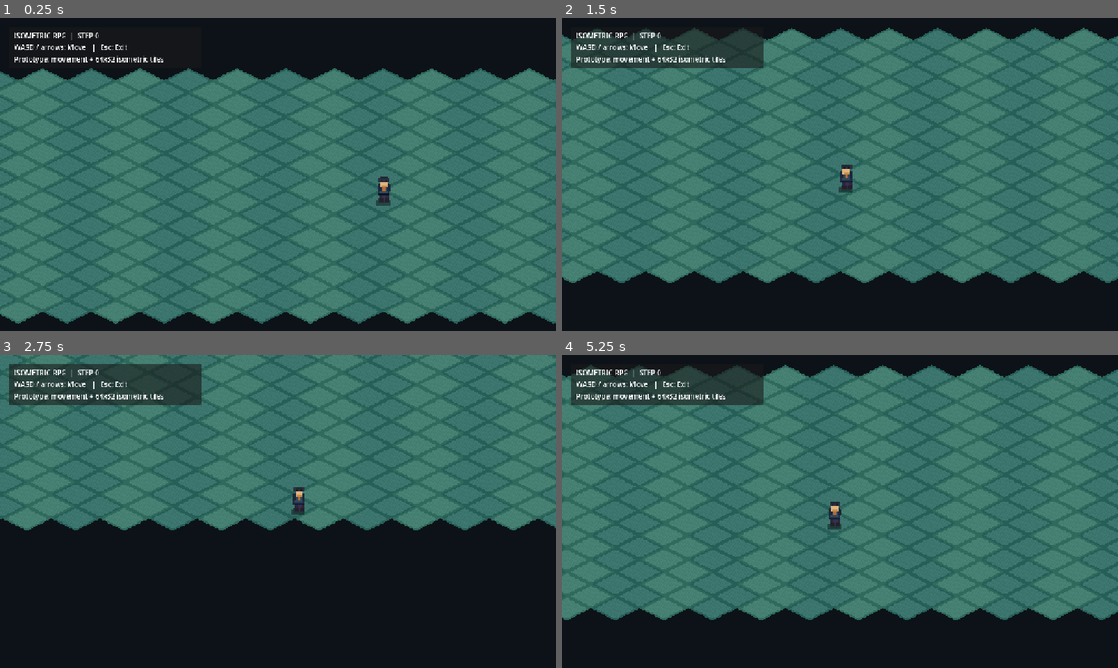
Above: before the commit, frames 1-4 (two rows, left to right).
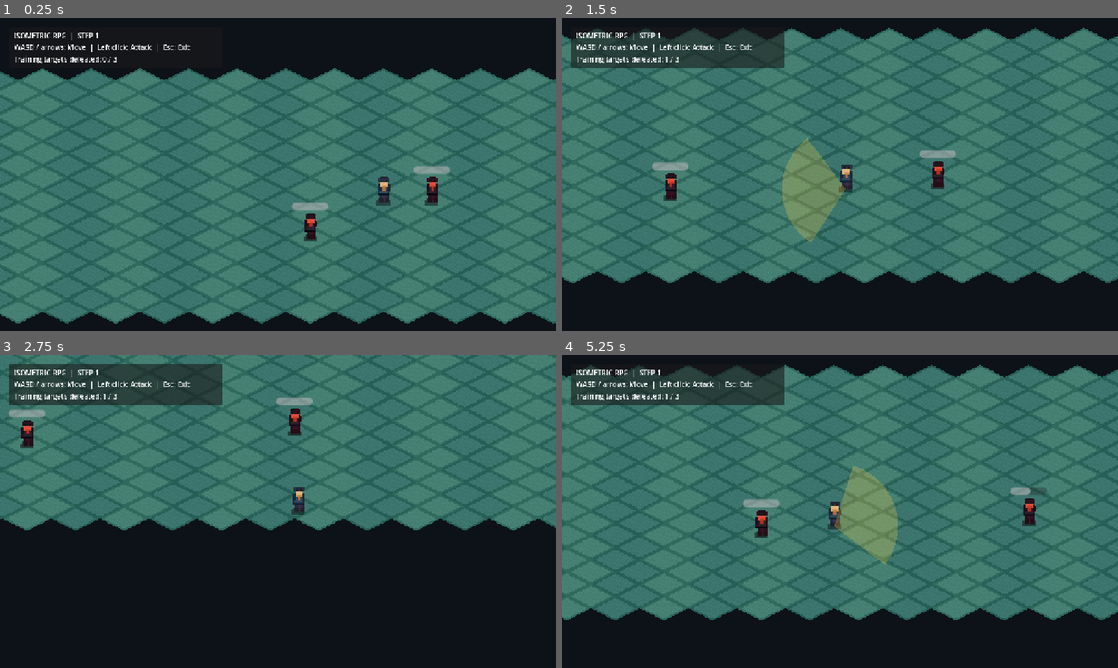
Above: after the commit, the same moments.

Repository: limbit95/isometric-rpg
Game: Godot game, scene res://scenes/main.tscn
The game is run twice, just before and just after one commit, with the same random seed, the same clock (stepped at 60 frames per second) and the same inputs.
Inputs (mouse positions are in pixels of both pictures, inside the frame that each line leads up to):
- Up to frame 1 (0.25 s): no input
- Up to frame 2 (1.5 s): tap Enter at 0.5 s; move the mouse to (962, 158) at 0.52 s; hold D (move_right) 0.53-1.28 s; click (962, 158) at 0.67 s; move the mouse to (728, 190) at 1.27 s; hold S (move_down) from 1.28 s (still down); click (728, 190) at 1.42 s
- Up to frame 3 (2.75 s): move the mouse to (333, 442) at 2.02 s; release S (move_down) at 2.03 s; hold D (move_right) from 2.03 s (still down); click (333, 442) at 2.17 s
- Up to frame 4 (5.25 s): move the mouse to (812, 574) at 2.77 s; release D (move_right) at 2.78 s; hold W (move_up) 2.78-3.53 s; click (812, 574) at 2.92 s; move the mouse to (1006, 558) at 3.52 s; hold A (move_left) 3.53-5.03 s; click (1006, 558) at 3.67 s; move the mouse to (673, 464) at 4.27 s; click (673, 464) at 4.42 s; move the mouse to (867, 511) at 5.02 s; hold S (move_down) from 5.03 s (still down); click (867, 511) at 5.17 s

The runs differ from the first frame. In frame 1, 1.2% of the frame differs, in the area x 2-81%, y 4-72%; in frame 2, 3.8%; in frame 3, 1.7%; in frame 4, 3.8%, in the area x 2-88%, y 3-68%.

Commit message:
feat: STEP 1 basic combat and training dummies (#1)
* feat(step1): add health_component.gd

* feat(step1): add training_dummy.gd

* feat(step1): add player_attack.gd

* feat(step1): add training_dummy.tscn

* feat(step1): wire scripts/game/main.gd

* feat(step1): wire scenes/main.tscn

* test(step1): add combat_smoke_runner.gd

* test(step1): add test_combat_contract.py

* test(step1): add STEP1_ACCEPTANCE.md

* chore(step1): update tools/verify.sh

* chore(step1): update tools/verify.ps1

* chore(step1): update README.md

* chore(step1): update .github/workflows/verify.yml

* fix(step1): place first target within melee range

Diff:
--- /dev/null
+++ b/scenes/enemies/training_dummy.tscn
@@ -0,0 +1,46 @@
+[gd_scene load_steps=7 format=3]
+
+[ext_resource type="Script" path="res://scripts/enemies/training_dummy.gd" id="1_enemy"]
+[ext_resource type="Script" path="res://scripts/components/health_component.gd" id="2_health"]
+[ext_resource type="Texture2D" path="res://assets/characters/player_placeholder.png" id="3_sprite"]
+
+[sub_resource type="CircleShape2D" id="CircleShape2D_body"]
+radius = 10.0
+
+[sub_resource type="CircleShape2D" id="CircleShape2D_hurtbox"]
+radius = 13.0
+
+[node name="TrainingDummy" type="CharacterBody2D" groups=["enemies"]]
+collision_layer = 2
+collision_mask = 0
+script = ExtResource("1_enemy")
+
+[node name="CollisionShape2D" type="CollisionShape2D" parent="."]
+shape = SubResource("CircleShape2D_body")
+
+[node name="Sprite2D" type="Sprite2D" parent="."]
+texture = ExtResource("3_sprite")
+texture_filter = 1
+modulate = Color(1, 0.42, 0.47, 1)
+offset = Vector2(0, -18)
+
+[node name="Hurtbox" type="Area2D" parent="."]
+collision_layer = 4
+collision_mask = 0
+
+[node name="CollisionShape2D" type="CollisionShape2D" parent="Hurtbox"]
+shape = SubResource("CircleShape2D_hurtbox")
+
+[node name="HealthComponent" type="Node" parent="."]
+script = ExtResource("2_health")
+max_health = 4
+
+[node name="HealthBar" type="ProgressBar" parent="."]
+offset_left = -24.0
+offset_top = -47.0
+offset_right = 24.0
+offset_bottom = -37.0
+max_value = 4.0
+value = 4.0
+show_percentage = false
+mouse_filter = 2
--- a/scenes/main.tscn
+++ b/scenes/main.tscn
@@ -1,9 +1,10 @@
-[gd_scene load_steps=6 format=3]
+[gd_scene load_steps=7 format=3]
 
 [ext_resource type="Script" path="res://scripts/game/main.gd" id="1_main"]
 [ext_resource type="Script" path="res://scripts/world/isometric_world.gd" id="2_world"]
 [ext_resource type="Script" path="res://scripts/player/player_controller.gd" id="3_player"]
 [ext_resource type="Texture2D" path="res://assets/characters/player_placeholder.png" id="4_texture"]
+[ext_resource type="Script" path="res://scripts/player/player_attack.gd" id="5_attack"]
 
 [sub_resource type="CircleShape2D" id="CircleShape2D_player"]
 radius = 7.0
@@ -28,6 +29,9 @@
 texture_filter = 1
 offset = Vector2(0, -18)
 
+[node name="Attack" type="Node2D" parent="Player"]
+script = ExtResource("5_attack")
+
 [node name="Camera2D" type="Camera2D" parent="Player"]
 zoom = Vector2(1.75, 1.75)
 position_smoothing_enabled = true
@@ -38,7 +42,7 @@
 [node name="PanelContainer" type="PanelContainer" parent="HUD"]
 offset_left = 20.0
 offset_top = 20.0
-offset_right = 463.0
+offset_right = 512.0
 offset_bottom = 106.0
 
 [node name="MarginContainer" type="MarginContainer" parent="HUD/PanelContainer"]
@@ -50,10 +54,10 @@
 [node name="VBoxContainer" type="VBoxContainer" parent="HUD/PanelContainer/MarginContainer"]
 
 [node name="Title" type="Label" parent="HUD/PanelContainer/MarginContainer/VBoxContainer"]
-text = "ISOMETRIC RPG  |  STEP 0"
+text = "ISOMETRIC RPG  |  STEP 1"
 
 [node name="Help" type="Label" parent="HUD/PanelContainer/MarginContainer/VBoxContainer"]
-text = "WASD / arrows: Move   |   Esc: Exit"
+text = "WASD / arrows: Move  |  Left click: Attack  |  Esc: Exit"
 
 [node name="Status" type="Label" parent="HUD/PanelContainer/MarginContainer/VBoxContainer"]
-text = "Prototype: movement + 64x32 isometric tiles"
+text = "Training targets defeated: 0 / 3"
--- /dev/null
+++ b/scripts/components/health_component.gd
@@ -0,0 +1,32 @@
+class_name HealthComponent
+extends Node
+## Reusable health contract. Positive damage only; death fires once.
+
+signal health_changed(current_health: int, maximum_health: int)
+signal died
+
+@export_range(1, 9999, 1) var max_health: int = 4
+var current_health: int = 0
+
+
+func _ready() -> void:
+    current_health = max_health
+    health_changed.emit(current_health, max_health)
+
+
+func take_damage(amount: int) -> bool:
+    if amount <= 0 or is_dead():
+        return false
+    current_health = maxi(0, current_health - amount)
+    health_changed.emit(current_health, max_health)
+    if current_health == 0:
+        died.emit()
+    return true
+
+
+func is_dead() -> bool:
+    return current_health <= 0
+
+
+func get_current_health() -> int:
+    return current_health
--- /dev/null
+++ b/scripts/enemies/training_dummy.gd
@@ -0,0 +1,27 @@
+extends CharacterBody2D
+## Static STEP 1 target. AI and counterattacks intentionally deferred.
+
+signal defeated
+
+@onready var health: HealthComponent = $HealthComponent
+@onready var health_bar: ProgressBar = $HealthBar
+
+
+func _ready() -> void:
+    health.health_changed.connect(_on_health_changed)
+    health.died.connect(_on_died)
+    _on_health_changed(health.current_health, health.max_health)
+
+
+func receive_damage(amount: int) -> bool:
+    return health.take_damage(amount)
+
+
+func _on_health_changed(current: int, maximum: int) -> void:
+    health_bar.max_value = maximum
+    health_bar.value = current
+
+
+func _on_died() -> void:
+    defeated.emit()
+    queue_free()
--- a/scripts/game/main.gd
+++ b/scripts/game/main.gd
@@ -1,6 +1,6 @@
 extends Node2D
-## STEP 0 composition root: owns input bindings and the start position.
-## Keep gameplay systems separate; do not implement combat here.
+## STEP 1 composition root: input bindings, spawns, and training HUD.
+## Combat resolution belongs to Player/Attack and HealthComponent.
 
 const INPUT_BINDINGS: Dictionary = {
     "move_left": [KEY_A, KEY_LEFT],
@@ -9,20 +9,49 @@
     "move_down": [KEY_S, KEY_DOWN],
 }
 const SPAWN_CELL: Vector2i = Vector2i(10, 10)
+const TRAINING_DUMMY_SCENE: PackedScene = preload("res://scenes/enemies/training_dummy.tscn")
+const DUMMY_CELLS: Array[Vector2i] = [
+    Vector2i(11, 10),
+    Vector2i(14, 12),
+    Vector2i(8, 13),
+]
+
+var targets_defeated: int = 0
 
 @onready var world: TileMapLayer = $World
 @onready var player: CharacterBody2D = $Player
+@onready var status_label: Label = $HUD/PanelContainer/MarginContainer/VBoxContainer/Status
 
 
 func _ready() -> void:
     _register_move_inputs()
     player.global_position = world.to_global(world.map_to_local(SPAWN_CELL))
+    _spawn_training_targets()
+    _update_status()
 
 
 func _unhandled_key_input(event: InputEvent) -> void:
     if event.is_action_pressed("ui_cancel"):
         get_viewport().set_input_as_handled()
         get_tree().quit()
+
+
+func _spawn_training_targets() -> void:
+    for index: int in range(DUMMY_CELLS.size()):
+        var dummy: CharacterBody2D = TRAINING_DUMMY_SCENE.instantiate() as CharacterBody2D
+        dummy.name = "TrainingDummy%02d" % (index + 1)
+        add_child(dummy)
+        dummy.global_position = world.to_global(world.map_to_local(DUMMY_CELLS[index]))
+        dummy.connect("defeated", _on_target_defeated)
+
+
+func _on_target_defeated() -> void:
+    targets_defeated += 1
+    _update_status()
+
+
+func _update_status() -> void:
+    status_label.text = "Training targets defeated: %d / %d" % [targets_defeated, DUMMY_CELLS.size()]
 
 
 func _register_move_inputs() -> void:
--- /dev/null
+++ b/scripts/player/player_attack.gd
@@ -0,0 +1,95 @@
+extends Node2D
+## One mouse click queues one melee attack. Physics query resolves hurtboxes.
+
+signal attack_performed(hit_count: int)
+
+const HURTBOX_MASK: int = 4
+const MAX_QUERY_RESULTS: int = 24
+
+@export_range(1, 100, 1) var attack_damage: int = 2
+@export_range(16.0, 256.0, 1.0) var attack_range: float = 84.0
+@export_range(20.0, 180.0, 1.0) var attack_arc_degrees: float = 110.0
+@export_range(0.1, 3.0, 0.05) var attack_cooldown: float = 0.4
+
+var _remaining_cooldown: float = 0.0
+var _queued_direction: Vector2 = Vector2.ZERO
+var _last_direction: Vector2 = Vector2.RIGHT
+var _visual_remaining: float = 0.0
+
+
+func _unhandled_input(event: InputEvent) -> void:
+    if event is InputEventMouseButton:
+        var click: InputEventMouseButton = event as InputEventMouseButton
+        if click.button_index == MOUSE_BUTTON_LEFT and click.pressed:
+            if queue_attack_at(get_global_mouse_position()):
+                get_viewport().set_input_as_handled()
+
+
+func queue_attack_at(world_point: Vector2) -> bool:
+    if _remaining_cooldown > 0.0 or not _queued_direction.is_zero_approx():
+        return false
+    var aim: Vector2 = world_point - global_position
+    if aim.length_squared() < 0.01:
+        return false
+    _queued_direction = aim.normalized()
+    return true
+
+
+func _physics_process(delta: float) -> void:
+    _remaining_cooldown = maxf(0.0, _remaining_cooldown - delta)
+    if _visual_remaining > 0.0:
+        _visual_remaining = maxf(0.0, _visual_remaining - delta)
+        queue_redraw()
+    if not _queued_direction.is_zero_approx():
+        var aim: Vector2 = _queued_direction
+        _queued_direction = Vector2.ZERO
+        _perform_attack(aim)
+
+
+func _perform_attack(aim: Vector2) -> void:
+    _remaining_cooldown = attack_cooldown
+    _last_direction = aim
+    _visual_remaining = 0.13
+    queue_redraw()
+
+    var strike: CircleShape2D = CircleShape2D.new()
+    strike.radius = attack_range
+    var query: PhysicsShapeQueryParameters2D = PhysicsShapeQueryParameters2D.new()
+    query.shape = strike
+    query.transform = Transform2D(0.0, global_position)
+    query.collision_mask = HURTBOX_MASK
+    query.collide_with_areas = true
+    query.collide_with_bodies = false
+
+    var hits: int = 0
+    var hit_targets: Dictionary = {}
+    var overlaps: Array[Dictionary] = get_world_2d().direct_space_state.intersect_shape(query, MAX_QUERY_RESULTS)
+    var min_dot: float = cos(deg_to_rad(attack_arc_degrees * 0.5))
+    for result: Dictionary in overlaps:
+        var area: Area2D = result.get("collider") as Area2D
+        if area == null:
+            continue
+        var target: Node2D = area.get_parent() as Node2D
+        if target == null or not target.is_in_group("enemies") or not target.has_method("receive_damage"):
+            continue
+        if hit_targets.has(target.get_instance_id()):
+            continue
+        var to_target: Vector2 = target.global_position - global_position
+        if not to_target.is_zero_approx() and to_target.normalized().dot(aim) < min_dot:
+            continue
+        hit_targets[target.get_instance_id()] = true
+        if bool(target.call("receive_damage", attack_damage)):
+            hits += 1
+    attack_performed.emit(hits)
+
+
+func _draw() -> void:
+    if _visual_remaining <= 0.0:
+        return
+    var angle: float = _last_direction.angle()
+    var half_arc: float = deg_to_rad(attack_arc_degrees * 0.5)
+    var wedge: PackedVector2Array = PackedVector2Array([Vector2.ZERO])
+    for index: int in range(13):
+        var direction_angle: float = angle - half_arc + (2.0 * half_arc * float(index) / 12.0)
+        wedge.append(Vector2.from_angle(direction_angle) * attack_range)
+    draw_colored_polygon(wedge, Color(1.0, 0.82, 0.26, 0.25))
--- /dev/null
+++ b/tests/combat_smoke_runner.gd
@@ -0,0 +1,87 @@
+extends SceneTree
+## STEP 1 deterministic combat smoke. Run with Godot --headless --script.
+
+func _initialize() -> void:
+    call_deferred("_run")
+
+
+func _run() -> void:
+    var packed: PackedScene = load("res://scenes/main.tscn") as PackedScene
+    if packed == null:
+        _fail("Could not load main scene")
+        return
+    var game: Node2D = packed.instantiate() as Node2D
+    root.add_child(game)
+    await process_frame
+    await physics_frame
+    await physics_frame
+
+    var player: CharacterBody2D = game.get_node_or_null("Player") as CharacterBody2D
+    var first: CharacterBody2D = game.get_node_or_null("TrainingDummy01") as CharacterBody2D
+    var second: CharacterBody2D = game.get_node_or_null("TrainingDummy02") as CharacterBody2D
+    if player == null or first == null or second == null:
+        _fail("Player or training dummy was not spawned")
+        return
+    var attack: Node2D = player.get_node_or_null("Attack") as Node2D
+    if attack == null:
+        _fail("Attack component is missing")
+        return
+    var first_health: HealthComponent = first.get_node("HealthComponent") as HealthComponent
+    var second_health: HealthComponent = second.get_node("HealthComponent") as HealthComponent
+    if first_health == null or second_health == null:
+        _fail("Health component is missing")
+        return
+    var before: int = first_health.current_health
+    if player.global_position.distance_to(first.global_position) > 84.0:
+        _fail("First dummy should be reachable at spawn")
+        return
+
+    if not bool(attack.call("queue_attack_at", first.global_position)):
+        _fail("First attack was rejected")
+        return
+    await physics_frame
+    await physics_frame
+    if first_health.current_health != before - 2:
+        _fail("Basic attack did not deal exactly 2 damage")
+        return
+    if bool(attack.call("queue_attack_at", first.global_position)):
+        _fail("Attack cooldown did not block a second click")
+        return
+    if second_health.current_health != second_health.max_health:
+        _fail("Out-of-range dummy took damage")
+        return
+
+    for frame: int in range(35):
+        await physics_frame
+    if not bool(attack.call("queue_attack_at", first.global_position)):
+        _fail("Attack did not recover after cooldown")
+        return
+    await physics_frame
+    await physics_frame
+    if is_instance_valid(first):
+        _fail("Dead dummy was not removed")
+        return
+    if int(game.get("targets_defeated")) != 1:
+        _fail("Defeat counter is incorrect")
+        return
+
+    var unit: HealthComponent = HealthComponent.new()
+    unit.max_health = 3
+    game.add_child(unit)
+    if unit.take_damage(0) or unit.take_damage(-10):
+        _fail("Zero or negative damage was accepted")
+        return
+    if not unit.take_damage(3) or not unit.is_dead():
+        _fail("Damage or death state failed")
+        return
+    if unit.take_damage(1) or unit.current_health != 0:
+        _fail("Dead health component accepted additional damage")
+        return
+
+    print("COMBAT_SMOKE_OK | melee=2 cooldown=yes out_of_range=safe death=yes")
+    quit(0)
+
+
+func _fail(message: String) -> void:
+    push_error("COMBAT_SMOKE_FAIL | " + message)
+    quit(1)
Not shown, changed: .github/workflows/verify.yml
Not shown, changed: README.md
Not shown, added: docs/tasks/STEP1_ACCEPTANCE.md
Not shown, added: tests/test_combat_contract.py
Not shown, changed: tools/verify.ps1
Not shown, changed: tools/verify.sh
